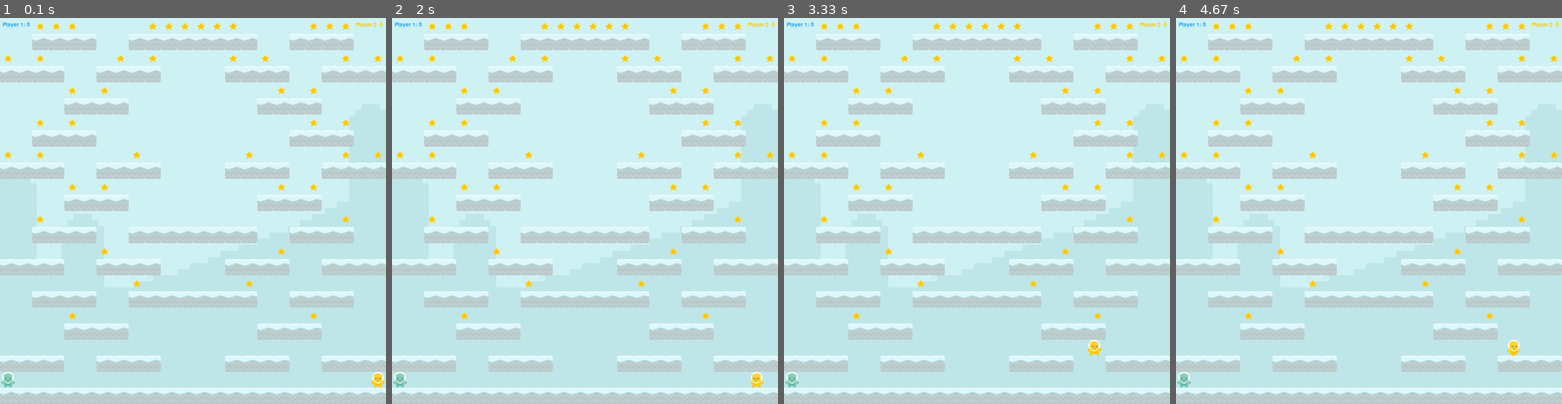
Above: before the commit, frames 1-4 (left to right).
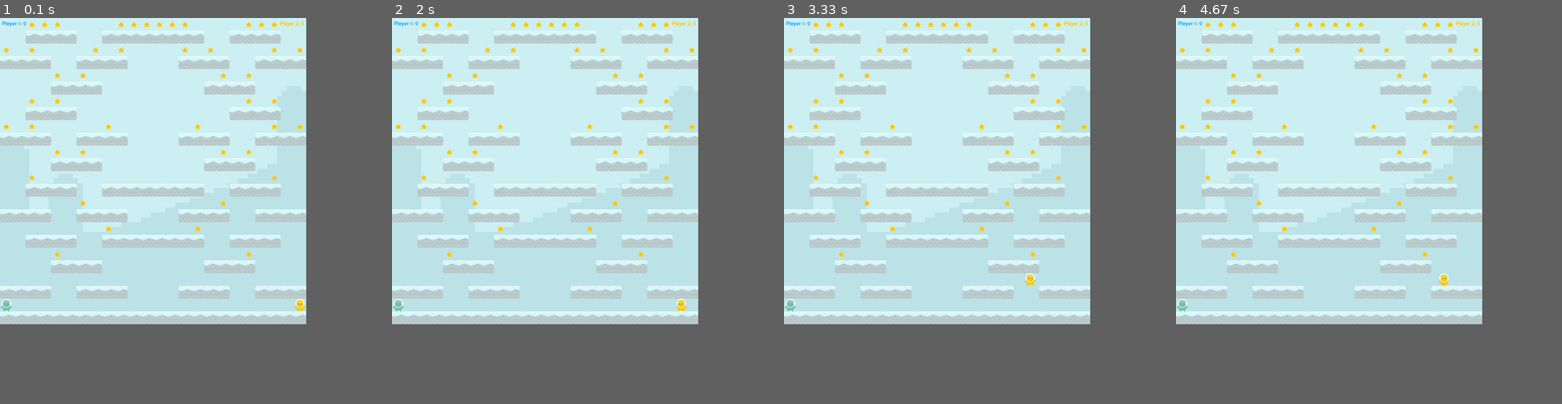
Above: after the commit, the same moments.

Repository: Dinarin/2d-platformer-pygame
Game: pygame game, started from main_game.py
Same seed, same stepped clock (60 frames per second), same inputs: the game is played once before the commit and once after it.
Inputs:
- Up to frame 1 (0.1 s): no input
- Up to frame 2 (2 s): hold Right 0.33-0.8 s; hold Up 0.83-1.3 s; hold Left from 1.83 s (still down)
- Up to frame 3 (3.33 s): release Left at 2.37 s; hold Left 2.4-2.8 s; hold Up 2.83-3.2 s; hold Right from 3.23 s (still down)
- Up to frame 4 (4.67 s): release Right at 3.87 s; hold Left 3.9-4.37 s; hold Right from 4.4 s (still down)
In our replay, the window is 900x900 before the commit and 714x714 after it. These sizes can differ from the game's own. Grey fills any space a smaller window leaves; there, only what the larger window draws over its background counts as a difference.

The runs differ from the first frame. In frame 1, 35% of the frame differs, in the area x 0-100%, y 0-100%; in frame 2, 35%; in frame 3, 35%; in frame 4, 35%.

Commit message:
lessen resolution

Diff:
--- a/main_game.py
+++ b/main_game.py
@@ -13,6 +13,7 @@
 def start_game():
     # Assigning necessary values to variables.
     # Setting number variables.
+    screen_resolution = (800, 800)
     resolution = (1008,1008)
     bg_color = (0,35,69)
     colorkey = (94,129,162)
@@ -54,7 +55,8 @@
     # Pygame begins.
     # Opening pygame window and writing window name.
     pygame.freetype.init()
-    screen = pygame.display.set_mode(resolution)
+    screen = pygame.display.set_mode(screen_resolution)
+    image = pygame.Surface(resolution)
     pygame.display.set_caption('Pygame platformer')
 
     # Loading background image and scaling it to resolution.
@@ -144,8 +146,8 @@
     font = e_.GameFont()
     text_color = ((30, 167, 255), (255, 204, 0))   # blue and yellow
     text_color2 = (232, 106, 23)  # red
-    world.add_text(e_.GameText, (500, 500, 2, 2), font, text_color[0], align=1)
-    world.add_text(e_.GameText, (500, 500, 2, 2), font, text_color[1], align=2)
+    world.add_text(e_.GameText, (500, 500, 2, 2), font, text_color[0], align=1, size=16)
+    world.add_text(e_.GameText, (500, 500, 2, 2), font, text_color[1], align=2, size=16)
 
     text_sprites = e_.GameSpritesGroup(*world.texts)
 
@@ -199,15 +201,16 @@
 
         # Drawing all sprites on the display.
         # Clearing all sprites.
-        all_sprites.clear(screen, bg_image)
+        all_sprites.clear(image, bg_image)
 
         # Updating moving objects (only players).
         if not game_over:
             player_sprites.update()
 
         # Drawing all sprites.
-        changed_rects = all_sprites.draw(screen, bg_image)
-
+        changed_rects = all_sprites.draw(image, bg_image)
+        new_image = pygame.transform.smoothscale(image, screen_resolution)
+        screen.blit(new_image, (0,0))
         # Updating the display.
         pygame.display.update()
 
